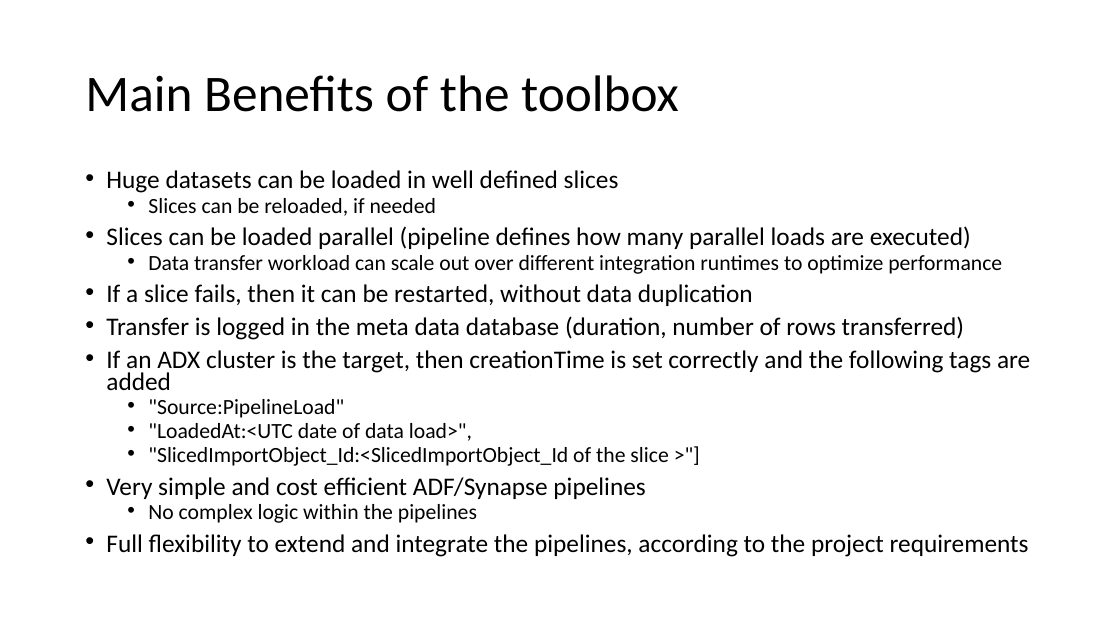
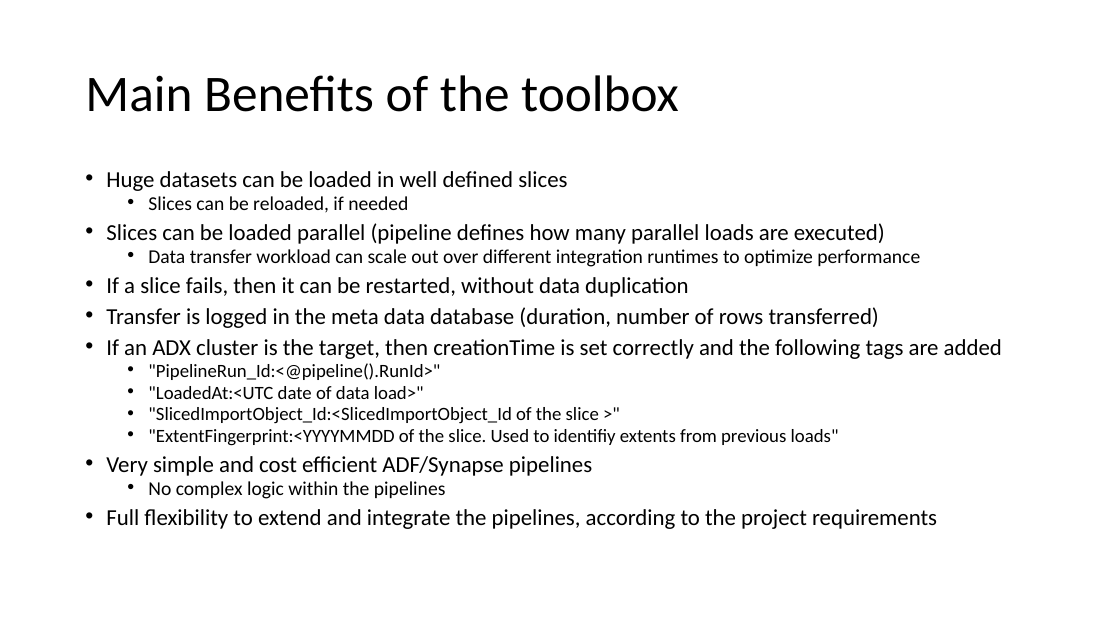
Before and after one commit to meinradweiss/SwissArmyKnife, a slide deck: slide 4 of docs/ADF_SynapsePipelines/PPT/SlicedDataMigrationToolbox.pptx (slide 3 before the commit). Drawn at 1120x630 pixels with LibreOffice and Linux fonts; fonts in the diff are those of the drawing. Boxes give left, top, right and bottom in pixels: in the first picture for what was removed or moved away, otherwise in the second. Text is boxed around its words. In the diff, an @@ line names an element or a change of style, - is before the commit and + after.

Commit message:
PPT updated, more flexibility in respect of required parameters added, Concat replaced with + to generate null values if parameters are missing. Test data extended.

```diff
--- a/docs/ADF_SynapsePipelines/PPT/SlicedDataMigrationToolbox.pptx
+++ b/docs/ADF_SynapsePipelines/PPT/SlicedDataMigrationToolbox.pptx
@@ text at [106, 171, 1002, 529]: size 21.7 to 19.6 pt in "Huge datasets can be loaded in well ...", "Slices can be loaded parallel (pipeline defines ...", "If a slice fails, then it can ...", "Transfer is logged in the meta data ..." and 3 more places; size 18.6 to 16.8 pt in "Slices can be reloaded, if needed", "Data transfer workload can scale out over ...", "No complex logic within the pipelines" @@
@@ text at [148, 363, 839, 446]: text changed; size 18.6 to 16.1 pt @@
-  • "Source:PipelineLoad"
-  • "LoadedAt:<UTC date of data load>",
-  • "SlicedImportObject_Id:<SlicedImportObject_Id of the slice >"]
+  • "PipelineRun_Id:<@pipeline().RunId>"
+  • "LoadedAt:<UTC date of data load>"
+  • "SlicedImportObject_Id:<SlicedImportObject_Id of the slice >"
+  • "ExtentFingerprint:<YYYYMMDD of the slice. Used to identifiy extents from previous loads"
```
Also in this commit, not shown: 4 slides added, 9 other files.
